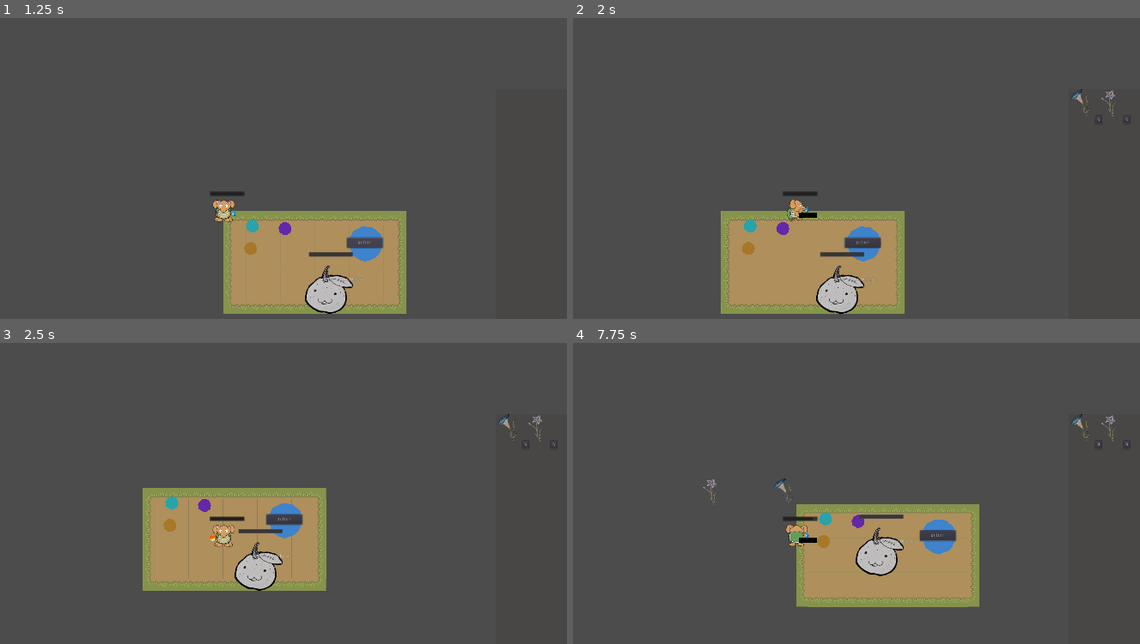
Above: before the commit, frames 1-4 (two rows, left to right).
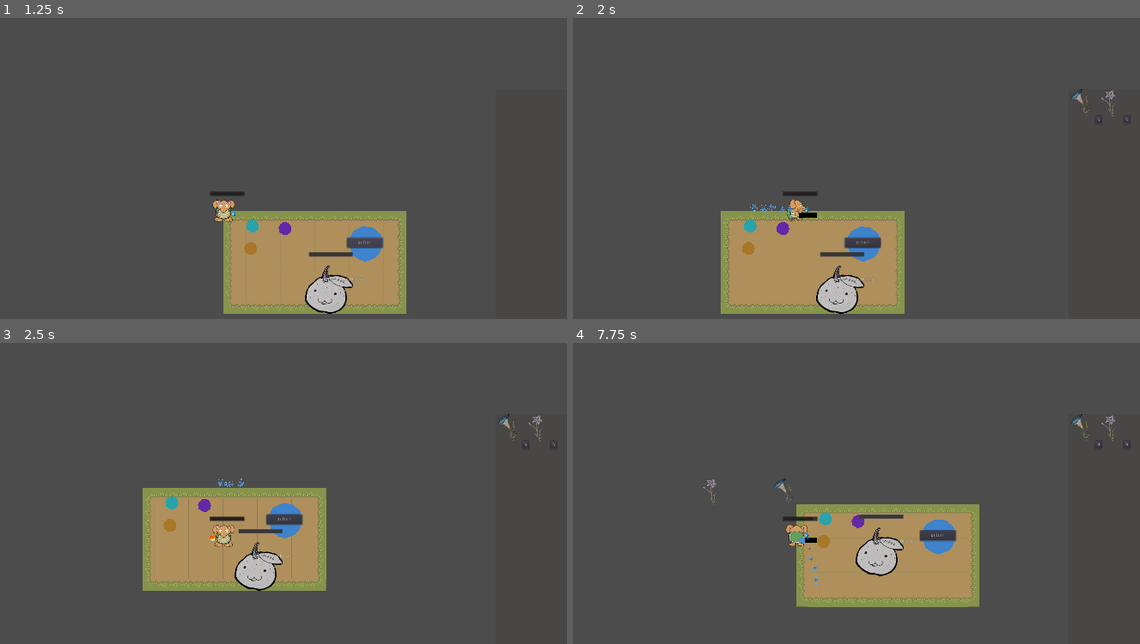
Above: after the commit, the same moments.

Repository: drarbego/magic-garden
Game: Godot game, scene res://Worlds/World.tscn
The game is run twice, just before and just after one commit, with the same random seed, the same clock (stepped at 60 frames per second) and the same inputs.
Inputs (mouse positions are in pixels of both pictures, inside the frame that each line leads up to):
- Up to frame 1 (1.25 s): click "action" at 0.5 s
- Up to frame 2 (2 s): move the mouse to (947, 192) at 1.27 s; press the mouse at (947, 192) at 1.28 s; hold Right (ui_right) from 1.28 s (still down); tap Space (ui_select) at 1.52 s
- Up to frame 3 (2.5 s): move the mouse to (85, 556) at 2.02 s; release Right (ui_right) at 2.03 s; release the mouse at (85, 556) at 2.03 s; hold Down (ui_down) from 2.03 s (still down); tap Shift (change_action) at 2.1 s; tap Space (ui_select) at 2.27 s; click (85, 556) at 2.3 s
- Up to frame 4 (7.75 s): move the mouse to (867, 451) at 2.77 s; release Down (ui_down) at 2.78 s; press the mouse at (867, 451) at 2.78 s; hold Right (ui_right) 2.78-3.53 s; tap Enter at 3.5 s; move the mouse to (760, 613) at 3.52 s; release the mouse at (760, 613) at 3.53 s; hold Up (ui_up) 3.53-4.28 s; click (760, 613) at 3.6 s; tap Space (ui_select) at 3.77, 4.52, 5.27, 6.77, 7.52 s; move the mouse to (1003, 592) at 4.27 s; hold Shift (change_action) 4.28-5.03 s; hold Left (ui_left) 4.28-5.78 s; click (1003, 592) at 4.55 s; move the mouse to (590, 478) at 5.02 s; click (590, 478) at 5.1 s; move the mouse to (828, 535) at 5.77 s; press the mouse at (828, 535) at 5.78 s; hold Down (ui_down) 5.78-6.53 s; move the mouse to (692, 439) at 6.52 s; release the mouse at (692, 439) at 6.53 s; hold Right (ui_right) 6.53-7.28 s; tap Shift (change_action) at 6.6 s; click (692, 439) at 6.8 s; move the mouse to (947, 517) at 7.27 s; press the mouse at (947, 517) at 7.28 s; hold Up (ui_up) from 7.28 s (still down)

Frame 1 is identical in both runs. In frame 2, less than 0.1% of the frame differs, in the area x 31-42%, y 61-65%; in frame 3, less than 0.1%; in frame 4, less than 0.1%.

Commit message:
Make water taking Tweenable

Diff:
--- a/ActionTypes/WateringAction.gd
+++ b/ActionTypes/WateringAction.gd
@@ -13,10 +13,10 @@
 var cooldown := COOLDOWN_TIME
 
 func has_enough_projectiles():
-	return self.player.get_item_quantity(self.item_key) > 0
+	return self.player.water > 0
 
 func decrease_projectiles_by(quantity):
-	self.player.remove_item_from_inventory(self.item_key, quantity)
+	self.player.water -= quantity
 
 func _physics_process(delta):
 	self.cooldown -= delta
@@ -34,11 +34,7 @@
 	if not $Icon/ContentBar.visible:
 		return
 
-	var item = self.player.get_item(self.item_key)
-	if item:
-		$Icon/ContentBar.set_value($Icon/ContentBar.max_value * (item.quantity / item.max_quantity))
-	else:
-		$Icon/ContentBar.set_value(0)
+	$Icon/ContentBar.set_value($Icon/ContentBar.max_value * (self.player.water / self.player.max_water))
 
 func spawn_projectile():
 	var water_drop = WaterDrop.instance().init(
--- a/Engine/Character/Character.gd
+++ b/Engine/Character/Character.gd
@@ -6,12 +6,16 @@
 const CURRENT_ACTION_NAME = "CurrentAction"
 const ACTION_DISTANCE = 30
 
+onready var water_tween = $WaterTween
+
 var speed = 300
-var is_walking = false
+var is_walking := false
 var dir = Vector2.ZERO
 var max_health = 50.0
 var health = max_health
+
 var max_water = 10.0
+var water = 0.0
 
 # make it a reference to the plant obj and only
 # make it null if is the same instance id
@@ -76,6 +80,13 @@
 			results.append(item.klass.instance().init(item.quantity))
 
 		return results
+
+func replenish_water(water_taken:float, duration: float):
+	self.water_tween.interpolate_property(self, "water", self.water, self.water + water_taken, duration)
+	self.water_tween.start()
+
+func stop_replenishing_water():
+	self.water_tween.remove_all()
 
 # should be used to configure the character after receiving the data from character creation
 func init():
--- a/Engine/Character/Character.tscn
+++ b/Engine/Character/Character.tscn
@@ -151,4 +151,6 @@
 "_edit_use_anchors_": false
 }
 
+[node name="WaterTween" type="Tween" parent="."]
+
 [connection signal="body_entered" from="HitBox" to="." method="_on_HitBox_body_entered"]
--- a/WaterDispenser.gd
+++ b/WaterDispenser.gd
@@ -2,19 +2,26 @@
 
 
 const WaterDropItem = preload("res://ItemTypes/WaterDropItem.tscn")
-const MAX_AMOUNT = 5
 
-export var water_content :=	20.0
+onready var progress_bar = $Display/ProgressBar
+onready var player = get_node("../Character")
+
+export var max_water := 20.0
+var water:= max_water
+export var water_transfer_speed := 1.0
 var is_player_near := false
 
-onready var player = get_node("../Character")
+func provide_water():
+	if self.water >= 0.0:
+		var water_taken = min(self.water, self.player.max_water - self.player.water)
 
-func provide_water(player):
-	if self.water_content >= 0.0:
-		self.player.add_item_to_inventory(WaterDropItem, min(self.water_content, MAX_AMOUNT), MAX_AMOUNT)
-		self.water_content -= MAX_AMOUNT
-		$Control/ProgressBar.value =  (self.water_content / 20.0) * $Control/ProgressBar.max_value
-		$Tween.interpolate_callback(self, 1.0, "provide_water")
+		self.player.replenish_water(water_taken, self.water_transfer_speed)
+		$Tween.interpolate_property(self, "water", self.water, self.water-water_taken, self.water_transfer_speed)
+		$Tween.start()
+
+func stop_providing():
+	self.player.stop_replenishing_water()
+	$Tween.remove_all()
 
 func _on_WaterDispenser_body_entered(body):
 	if body is Character:
@@ -27,8 +34,13 @@
 		self.is_player_near = false
 		$Tween.remove_all()
 
-func _on_ActionButton_toggled(button_pressed:bool):
-	if button_pressed:
-		$Tween.interpolate_callback(self, 1.0, "provide_water")
-	else:
-		$Tween.remove_all()
+func _on_ActionButton_button_down():
+	self.provide_water()
+
+func _on_ActionButton_button_up():
+	self.stop_providing()
+	$Tween.remove_all()
+
+func _process(_delta):
+	var value = (self.water / self.max_water) * progress_bar.max_value
+	self.progress_bar.set_value(value)
--- a/WaterDispenser.tscn
+++ b/WaterDispenser.tscn
@@ -28,8 +28,6 @@
 margin_top = -64.0723
 margin_right = 134.665
 margin_bottom = -50.0723
-step = 1.0
-page = 100.0
 __meta__ = {
 "_edit_use_anchors_": false
 }
@@ -47,4 +45,6 @@
 [node name="Tween" type="Tween" parent="."]
 
 [connection signal="body_entered" from="." to="." method="_on_WaterDispenser_body_entered"]
-[connection signal="toggled" from="ActionButton" to="." method="_on_ActionButton_toggled"]
+[connection signal="body_exited" from="." to="." method="_on_WaterDispenser_body_exited"]
+[connection signal="button_down" from="ActionButton" to="." method="_on_ActionButton_button_down"]
+[connection signal="button_up" from="ActionButton" to="." method="_on_ActionButton_button_up"]
--- a/Worlds/World.tscn
+++ b/Worlds/World.tscn
@@ -276,7 +276,6 @@
 
 [node name="WaterDispenser" parent="." instance=ExtResource( 3 )]
 position = Vector2( 396.903, 91.6577 )
-water_content = 20.0
 
 [node name="SeedDispenser" parent="." instance=ExtResource( 6 )]
 position = Vector2( 75.6807, 105.953 )
Binary file added: Assets/flor_morada.jpg
Binary file added: Assets/flor_roja.jpg
Binary file added: Assets/flor_verde.jpg
